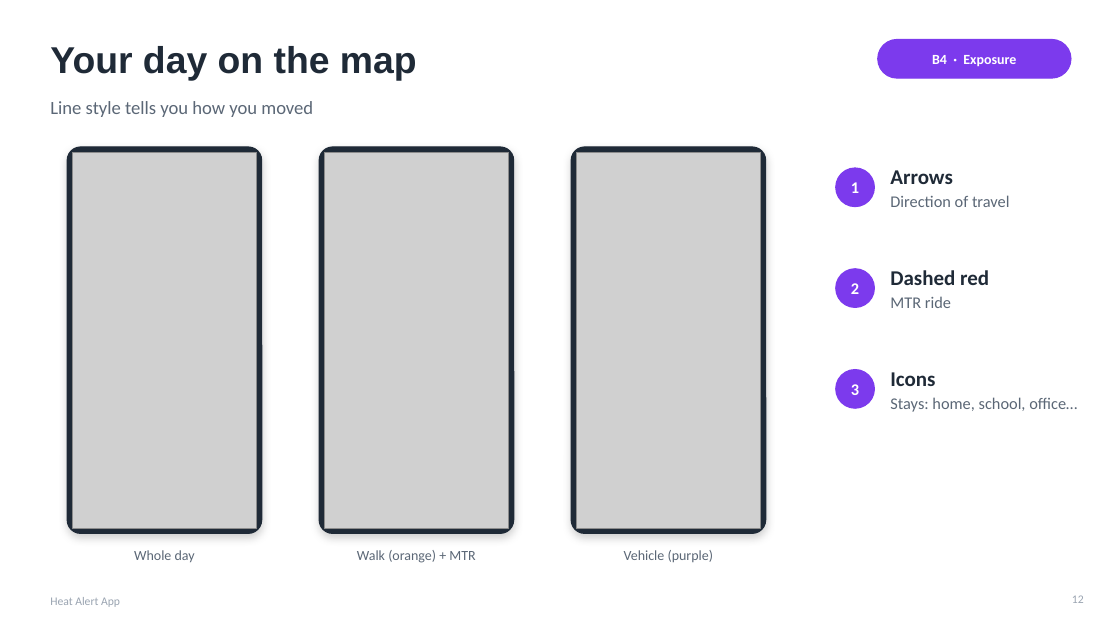
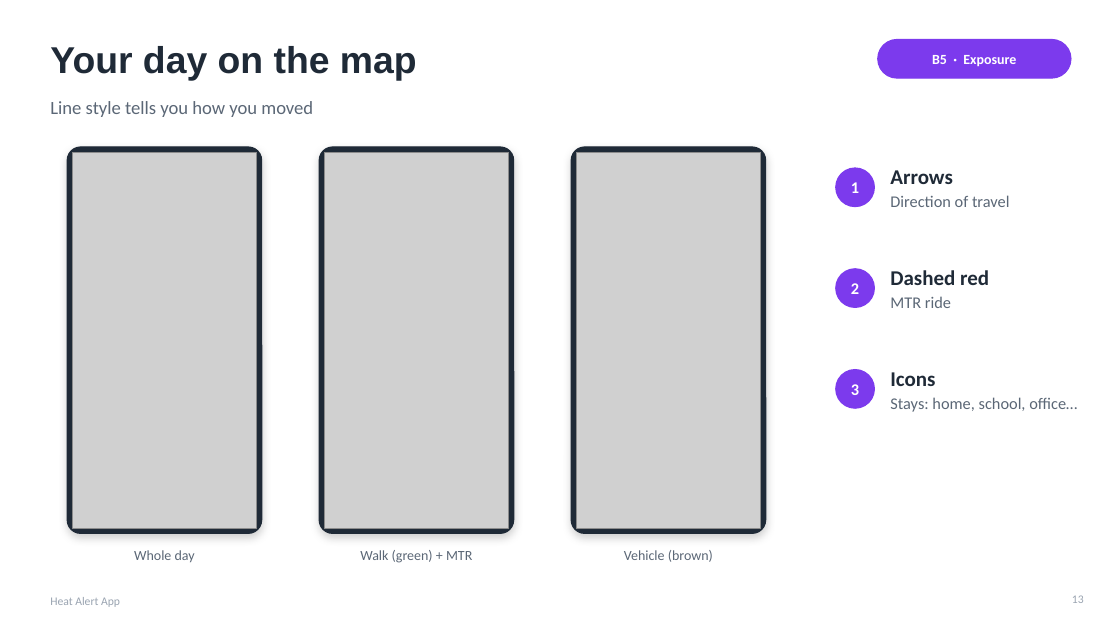
Before and after one commit to MungTsz/heat_alert_app, a slide deck: slide 13 of Claude outputs/Heat_Alert_App_Demo.pptx (slide 12 before the commit). Drawn at 1120x630 pixels with LibreOffice and Linux fonts; fonts in the diff are those of the drawing; grey boxes stand for pictures. Boxes give left, top, right and bottom in pixels: in the first picture for what was removed or moved away, otherwise in the second. Text is boxed around its words. In the diff, an @@ line names an element or a change of style, - is before the commit and + after.

```diff
--- a/Claude outputs/Heat_Alert_App_Demo.pptx
+++ b/Claude outputs/Heat_Alert_App_Demo.pptx
@@ text at (932,55,1016,66): text changed @@
-B4 · Exposure
+B5 · Exposure
@@ text at (360,550,472,563): text changed @@
-Walk (orange) + MTR
+Walk (green) + MTR
@@ text at (624,550,713,562): text changed @@
-Vehicle (purple)
+Vehicle (brown)
```
Also in this commit, not shown: 7 other slides changed, 1 slide added, 7 other files.
